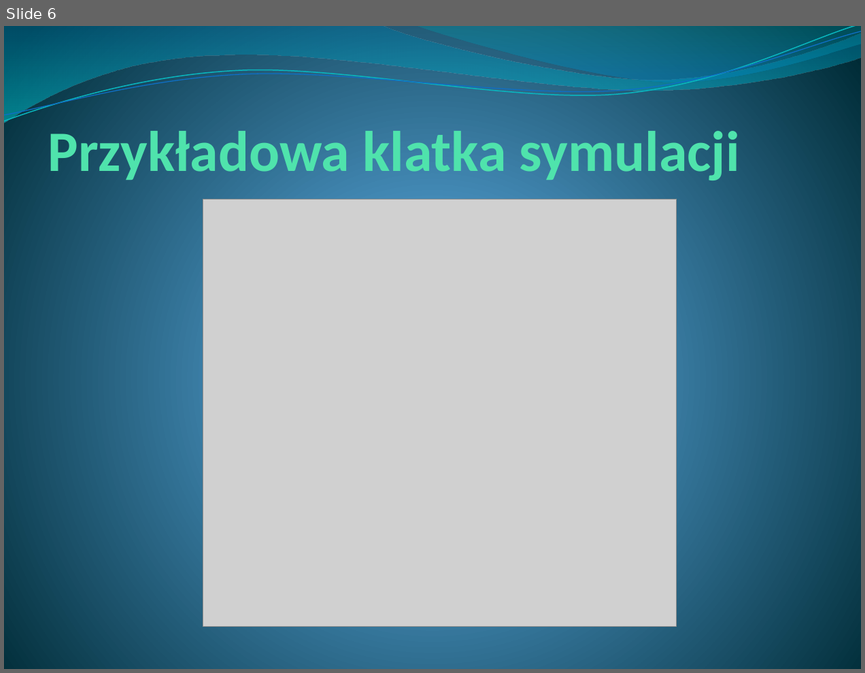
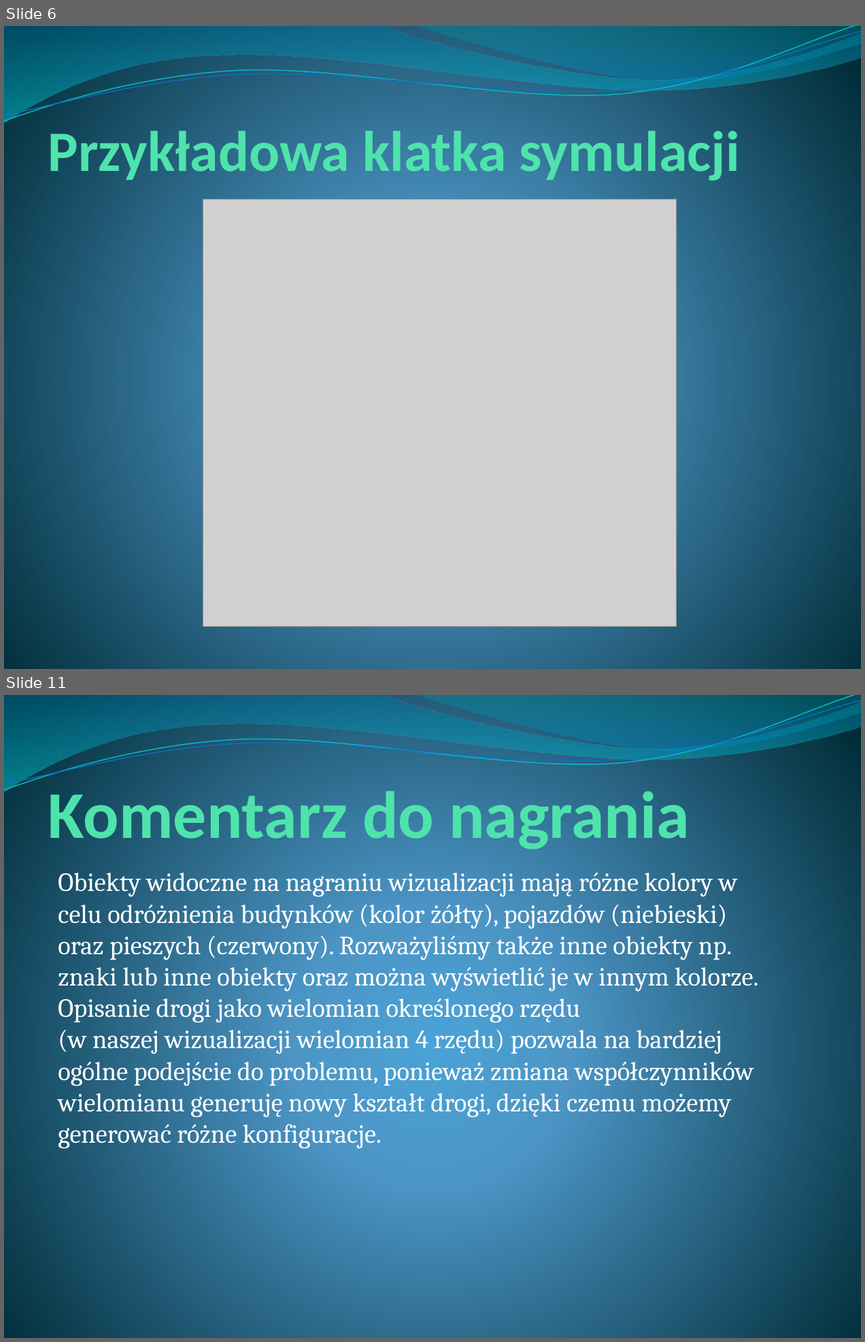
Before and after one commit to styczen/AP_Radar, a slide deck: prezentacja.pptx. Shown one above the other, each under a label of ours: slide 6 before the commit, slides 6 and 11 after it; the slides between them are not shown. The pictures are 865x673 and 865x1342 pixels, drawn with LibreOffice and Linux fonts; fonts in the diff are those of the drawing; grey boxes stand for pictures. Boxes give left, top, right and bottom in pixels: in the first picture for what was removed or moved away, otherwise in the second. Text is boxed around its words. In the diff, an @@ line names an element or a change of style, - is before the commit and + after.

```diff
--- a/prezentacja.pptx
+++ b/prezentacja.pptx
@@ slide 11 added at bbox=[4, 695, 861, 1338], background gradient #4AA0D6 to #4C98C7 to #002C38; not listed: 4 template elements that a slide beside it also shows @@
@@ title added at bbox=[48, 783, 689, 853], 56 pt, text #50E3AC, bold @@
+Komentarz do nagrania
@@ text added at bbox=[58, 872, 758, 1149], 22 pt, text #FFFFFF @@
+Obiekty widoczne na nagraniu wizualizacji mają różne kolory w celu odróżnienia budynków (kolor żółty), pojazdów (niebieski) oraz pieszych (czerwony). Rozważyliśmy także inne obiekty np. znaki lub inne obiekty oraz można wyświetlić je w innym kolorze. Opisanie drogi jako wielomian określonego rzędu
+(w naszej wizualizacji wielomian 4 rzędu) pozwala na bardziej ogólne podejście do problemu, ponieważ zmiana współczynników wielomianu generuję nowy kształt drogi, dzięki czemu możemy generować różne konfiguracje.
```
Also in this commit, not shown: 2 slides changed, 3 other slides added, 3 slides removed, 3 other files.
